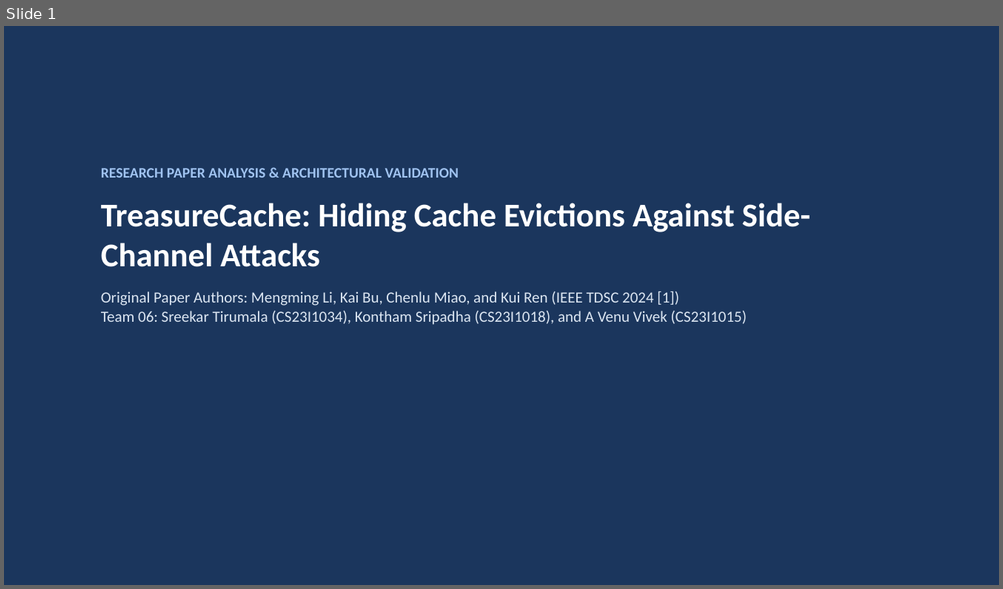
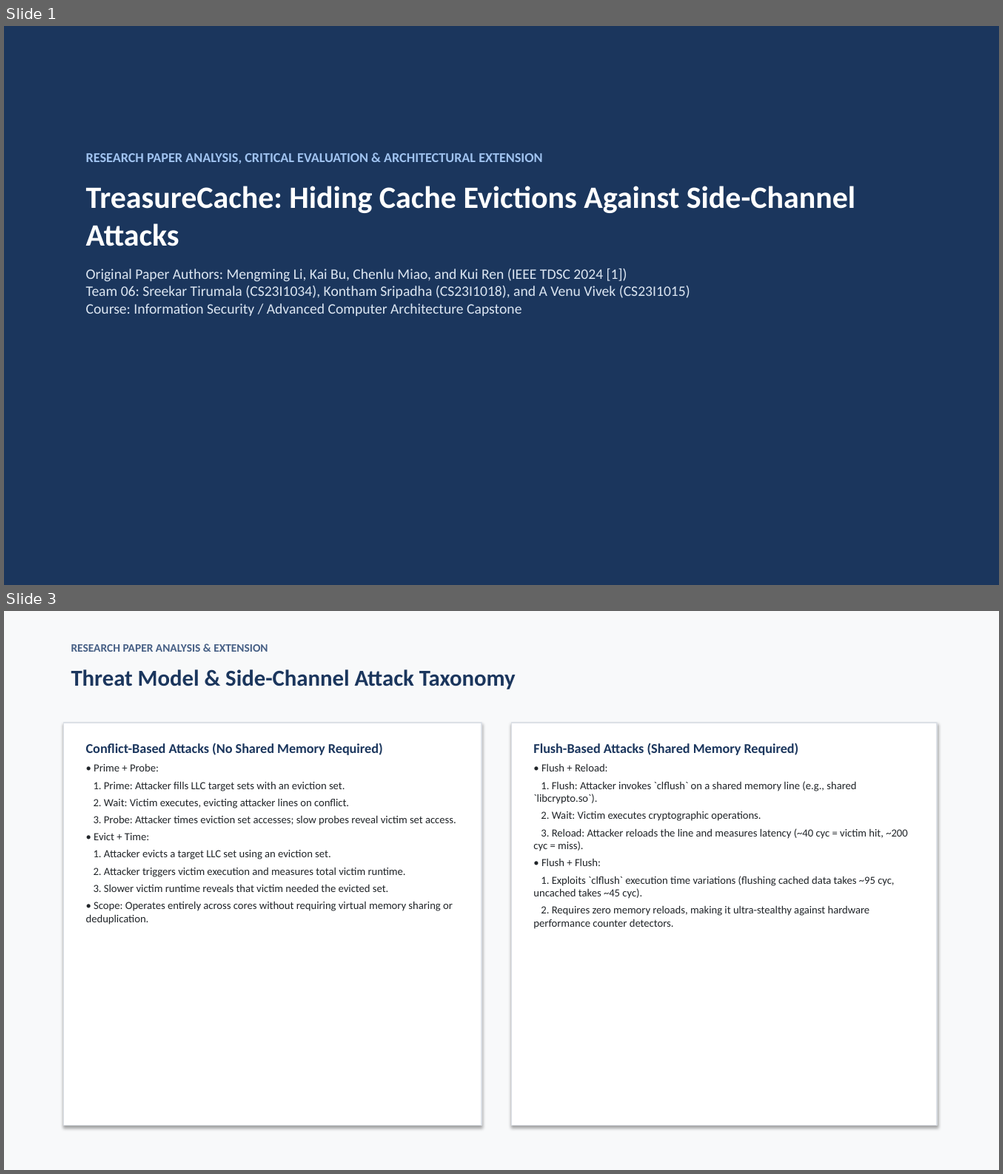
Before and after one commit to Sripadh16/IS-project, a slide deck: TreasureCache_Presentation.pptx. Shown one above the other, each under a label of ours: slide 1 before the commit, slides 1 and 3 after it; the slides between them are not shown. The pictures are 1003x589 and 1003x1174 pixels, drawn with LibreOffice and Linux fonts; fonts in the diff are those of the drawing. Boxes give left, top, right and bottom in pixels: in the first picture for what was removed or moved away, otherwise in the second. Text is boxed around its words. In the diff, an @@ line names an element or a change of style, - is before the commit and + after.

Commit message:
Complete course review package: Master Technical Report (.docx & .pdf), 20-slide professional deck (.pptx & .pdf), 5 publication figures, Ada-EHB+ engine, RTL and formal verification

```diff
--- a/TreasureCache_Presentation.pptx
+++ b/TreasureCache_Presentation.pptx
@@ slide 3 added at [4, 611, 999, 1170], background #F8F9FA @@
@@ text added at [71, 644, 267, 652], 11 pt, text #465F85, bold @@
+RESEARCH PAPER ANALYSIS & EXTENSION
@@ text added at [71, 669, 515, 689], 22 pt, text #1B365D, bold @@
+Threat Model & Side-Channel Attack Taxonomy
@@ rectangle added at [64, 723, 481, 1126], fill #FFFFFF, outline #DCE0E6 1 pt @@
@@ text added at [86, 743, 456, 925], 10.5 pt, text #212529 @@
+Conflict-Based Attacks (No Shared Memory Required)
+• Prime + Probe:
+1. Prime: Attacker fills LLC target sets with an eviction set.
+2. Wait: Victim executes, evicting attacker lines on conflict.
+3. Probe: Attacker times eviction set accesses; slow probes reveal victim set access.
+• Evict + Time:
+1. Attacker evicts a target LLC set using an eviction set.
+2. Attacker triggers victim execution and measures total victim runtime.
+3. Slower victim runtime reveals that victim needed the evicted set.
+• Scope: Operates entirely across cores without requiring virtual memory sharing or deduplication.
@@ rectangle added at [512, 723, 936, 1126], fill #FFFFFF, outline #DCE0E6 1 pt @@
@@ text added at [533, 743, 907, 929], 10.5 pt, text #212529 @@
+Flush-Based Attacks (Shared Memory Required)
+• Flush + Reload:
+1. Flush: Attacker invokes `clflush` on a shared memory line (e.g., shared `libcrypto.so`).
+2. Wait: Victim executes cryptographic operations.
+3. Reload: Attacker reloads the line and measures latency (~40 cyc = victim hit, ~200 cyc = miss).
+• Flush + Flush:
+1. Exploits `clflush` execution time variations (flushing cached data takes ~95 cyc, uncached takes ~45 cyc).
+2. Requires zero memory reloads, making it ultra-stealthy against hardware performance counter detectors.
@@ slide 1 changed as well @@
@@ text "RESEARCH PAPER ANALYSIS, CRITICAL EVALUATION ...": place and size @@
-text "RESEARCH PAPER ANALYSIS, CRITICAL EVALUATION ..." at [101, 168, 810, 325]
+text "RESEARCH PAPER ANALYSIS, CRITICAL EVALUATION ..." at [86, 153, 855, 316]
@@ text at [86, 153, 542, 164]: text changed; size 14 to 13 pt @@
-RESEARCH PAPER ANALYSIS & ARCHITECTURAL VALIDATION
+RESEARCH PAPER ANALYSIS, CRITICAL EVALUATION & ARCHITECTURAL EXTENSION
@@ text at [86, 186, 855, 247]: size 32 to 30 pt in "TreasureCache: Hiding Cache Evictions Against Side-Channel A ..."; less space between paragraphs @@
@@ text at [86, 269, 690, 316]: text changed; size 15 to 14 pt @@
-Original Paper Authors: Mengming Li, Kai Bu, Chenlu Miao, and Kui Ren (IEEE TDSC 2024 [1])
-Team 06: Sreekar Tirumala (CS23I1034), Kontham Sripadha (CS23I1018), and A Venu Vivek (CS23I1015)
+Original Paper Authors: Mengming Li, Kai Bu, Chenlu Miao, and Kui Ren (IEEE TDSC 2024 [1])
+Team 06: Sreekar Tirumala (CS23I1034), Kontham Sripadha (CS23I1018), and A Venu Vivek (CS23I1015)
+Course: Information Security / Advanced Computer Architecture Capstone
```
Also in this commit, not shown: 3 other slides changed, 15 other slides added, 11 slides removed, 12 other files.
